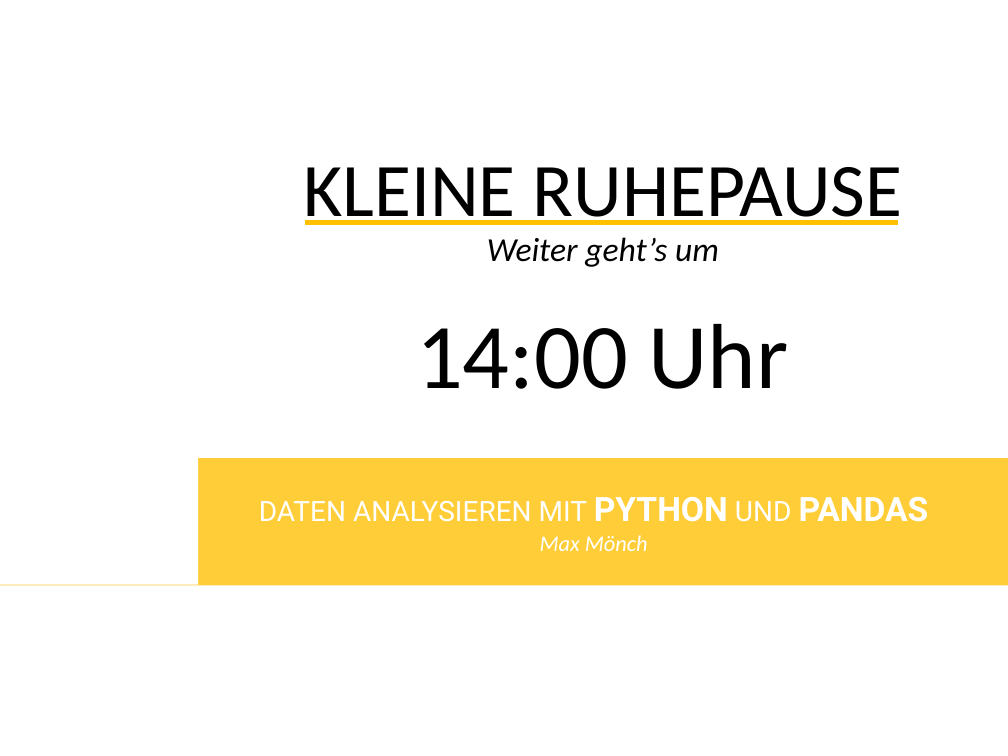
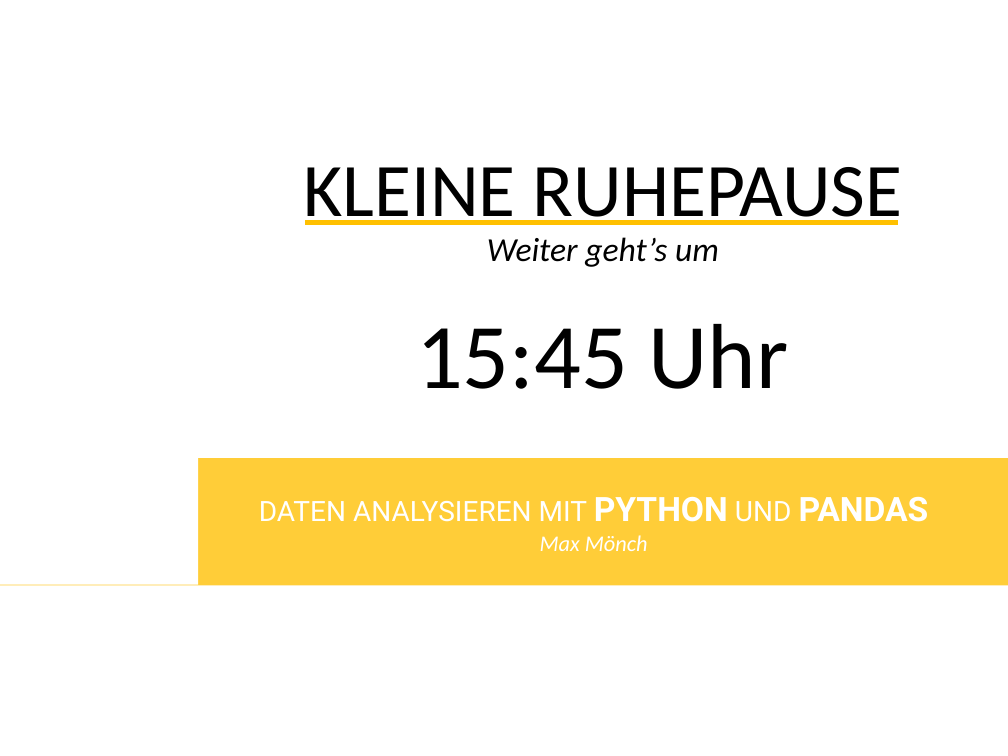
Before and after one commit to MonksterFX/pandas-basic, a slide deck: slide 1 of praesentation/pandas-basic.pptx. Drawn at 1008x756 pixels with LibreOffice and Linux fonts; fonts in the diff are those of the drawing; background and template pictures are left out. Boxes give left, top, right and bottom in pixels: in the first picture for what was removed or moved away, otherwise in the second. Text is boxed around its words. In the diff, an @@ line names an element or a change of style, - is before the commit and + after.

Commit message:
Rework Präsentation

```diff
--- a/praesentation/pandas-basic.pptx
+++ b/praesentation/pandas-basic.pptx
@@ text at [416,324,789,389]: text changed @@
-14:00 Uhr
+15:45 Uhr
```
Also in this commit, not shown: 24 other files.
